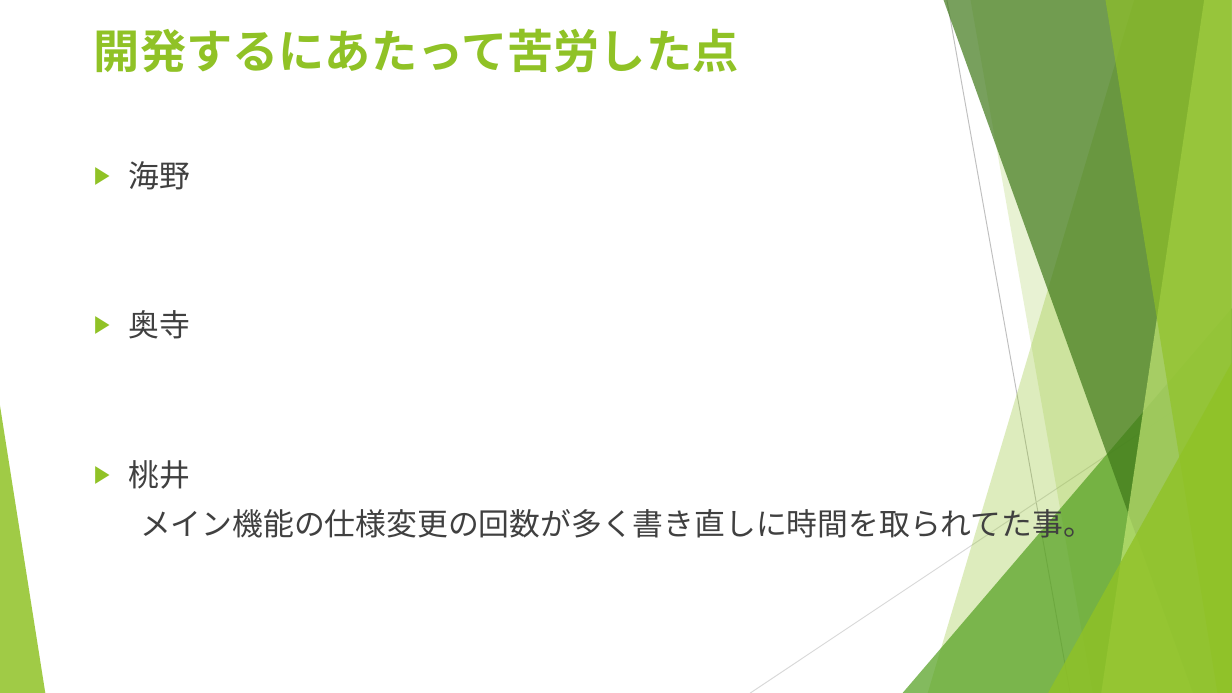
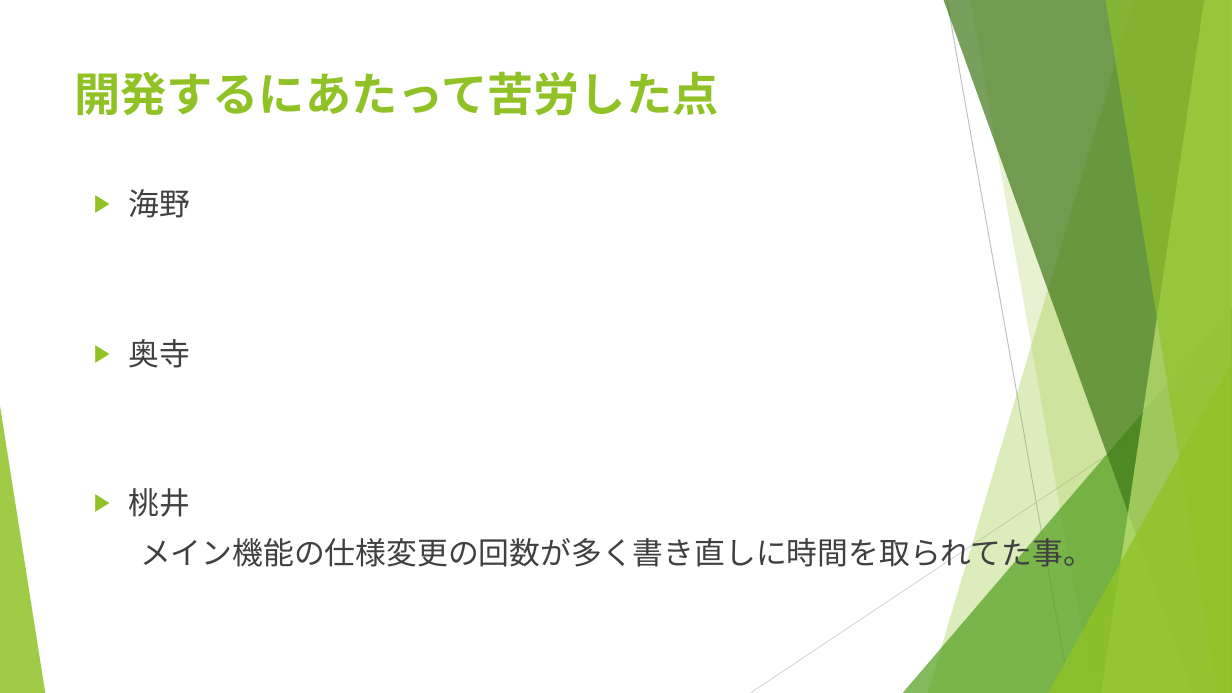
Before and after one commit to ColorSchemeSystem/CSS, a slide deck: slide 7 of CSS_プレゼン資料.pptx. Drawn at 1232x693 pixels with LibreOffice and Linux fonts; fonts in the diff are those of the drawing. Boxes give left, top, right and bottom in pixels: in the first picture for what was removed or moved away, otherwise in the second. Text is boxed around its words. In the diff, an @@ line names an element or a change of style, - is before the commit and + after.

```diff
--- a/CSS_プレゼン資料.pptx
+++ b/CSS_プレゼン資料.pptx
@@ title "開発するにあたって苦労した点" moved from (x1=94, y1=28, x2=738, y2=73) to (x1=74, y1=71, x2=718, y2=116) @@
@@ text "海野" moved from (x1=129, y1=161, x2=1094, y2=544) to (x1=129, y1=189, x2=1094, y2=573) @@
```
Also in this commit, not shown: 1 other file.
